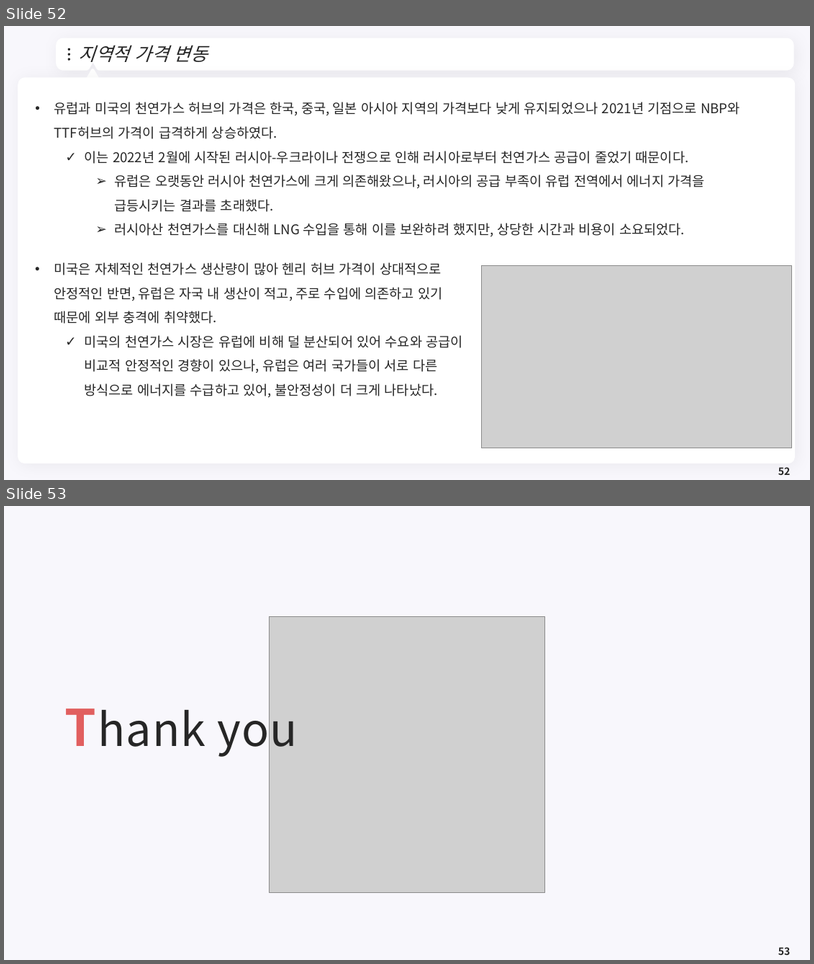
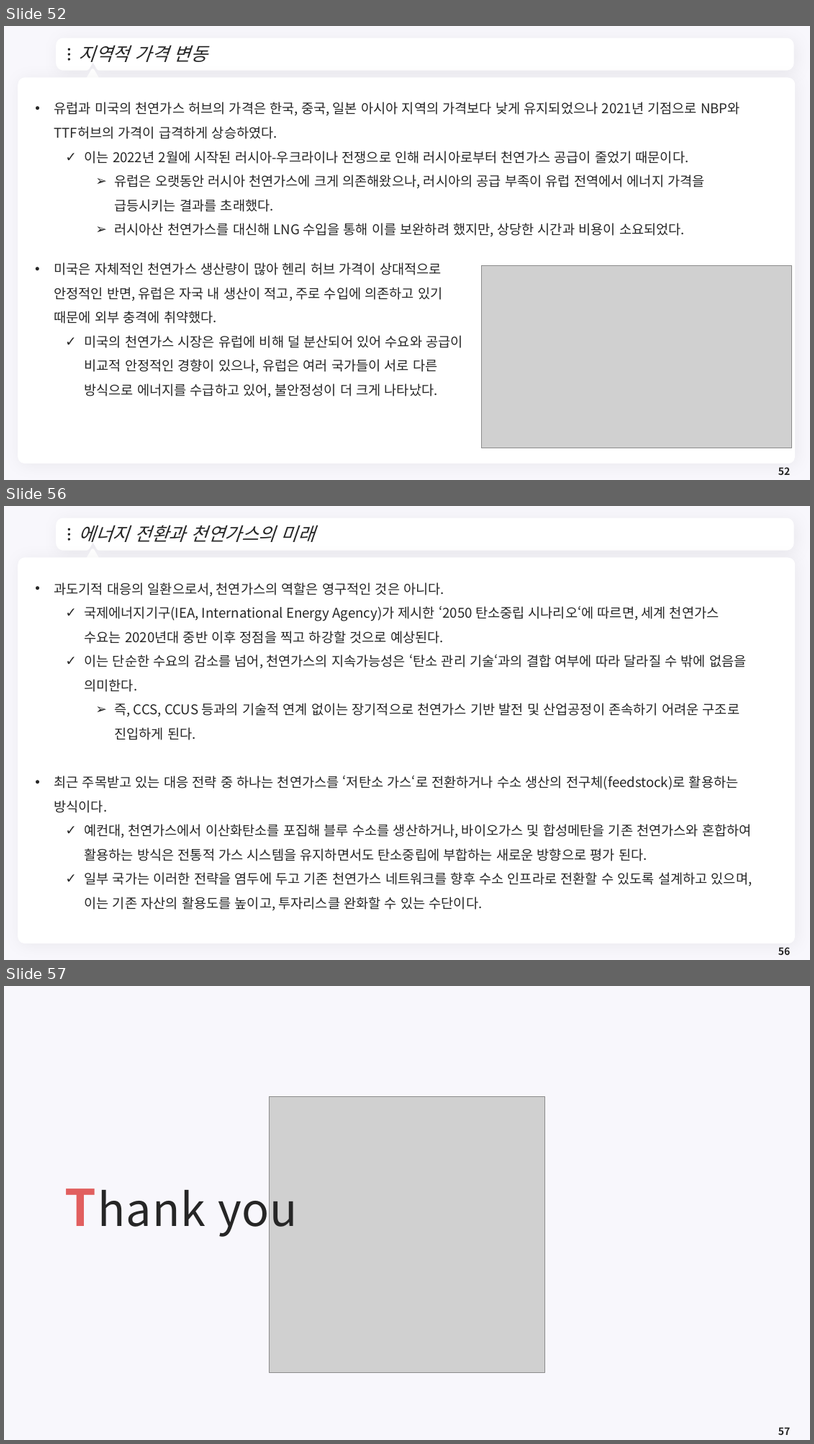
Before and after one commit to meandthey/Teaching, a slide deck: 에너지경제학/자원에너지경제학_Chapter_3 (가스).pptx. Shown one above the other, each under a label of ours: slides 52 and 53 before the commit, slides 52, 56 and 57 after it; the slides between them are not shown. The pictures are 814x964 and 814x1444 pixels, drawn with LibreOffice and Linux fonts; fonts in the diff are those of the drawing; grey boxes stand for pictures; background and template pictures are left out. Boxes give left, top, right and bottom in pixels: in the first picture for what was removed or moved away, otherwise in the second. Text is boxed around its words. In the diff, an @@ line names an element or a change of style, - is before the commit and + after.

```diff
--- a/에너지경제학/자원에너지경제학_Chapter_3 (가스).pptx
+++ b/에너지경제학/자원에너지경제학_Chapter_3 (가스).pptx
@@ slide 56 added at (4,506,810,960), background #F8F7FC; not listed: 7 template elements that a slide beside it also shows @@
@@ title added at (79,525,314,542), 22 pt, text #262626, italic @@
+에너지 전환과 천연가스의 미래
@@ text added at (54,582,753,911), 16 pt, text #262626 @@
+• 과도기적 대응의 일환으로서, 천연가스의 역할은 영구적인 것은 아니다.
+  ✓ 국제에너지기구(IEA, International Energy Agency)가 제시한 ‘2050 탄소중립 시나리오‘에 따르면, 세계 천연가스 수요는 2020년대 중반 이후 정점을 찍고 하강할 것으로 예상된다.
+  ✓ 이는 단순한 수요의 감소를 넘어, 천연가스의 지속가능성은 ‘탄소 관리 기술‘과의 결합 여부에 따라 달라질 수 밖에 없음을 의미한다.
+    ➢ 즉, CCS, CCUS 등과의 기술적 연계 없이는 장기적으로 천연가스 기반 발전 및 산업공정이 존속하기 어려운 구조로 진입하게 된다.
+• 최근 주목받고 있는 대응 전략 중 하나는 천연가스를 ‘저탄소 가스‘로 전환하거나 수소 생산의 전구체(feedstock)로 활용하는 방식이다.
+  ✓ 예컨대, 천연가스에서 이산화탄소를 포집해 블루 수소를 생산하거나, 바이오가스 및 합성메탄을 기존 천연가스와 혼합하여 활용하는 방식은 전통적 가스 시스템을 유지하면서도 탄소중립에 부합하는 새로운 방향으로 평가 된다.
+  ✓ 일부 국가는 이러한 전략을 염두에 두고 기존 천연가스 네트워크를 향후 수소 인프라로 전환할 수 있도록 설계하고 있으며, 이는 기존 자산의 활용도를 높이고, 투자리스클 완화할 수 있는 수단이다.
@@ page number added at (779,947,790,955), 12 pt, text #262626, bold @@
+56
@@ what was slide 53 is now slide 57 @@
@@ page number at (779,1427,790,1435): text changed @@
-53
+57
```
Also in this commit, not shown: 1 slide changed, 3 other slides added, 4 other files.
